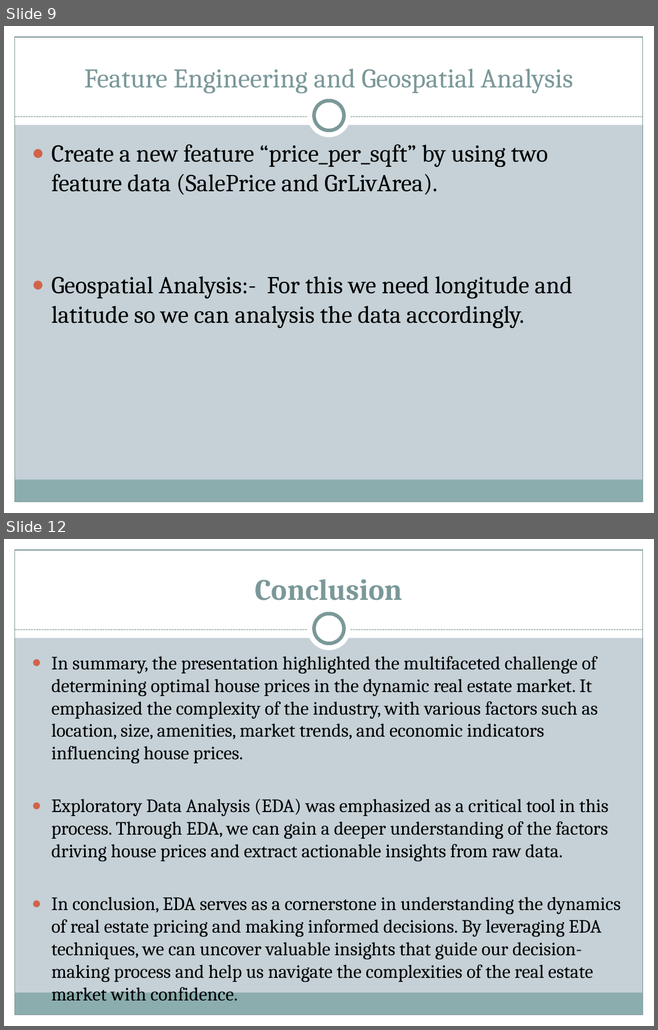
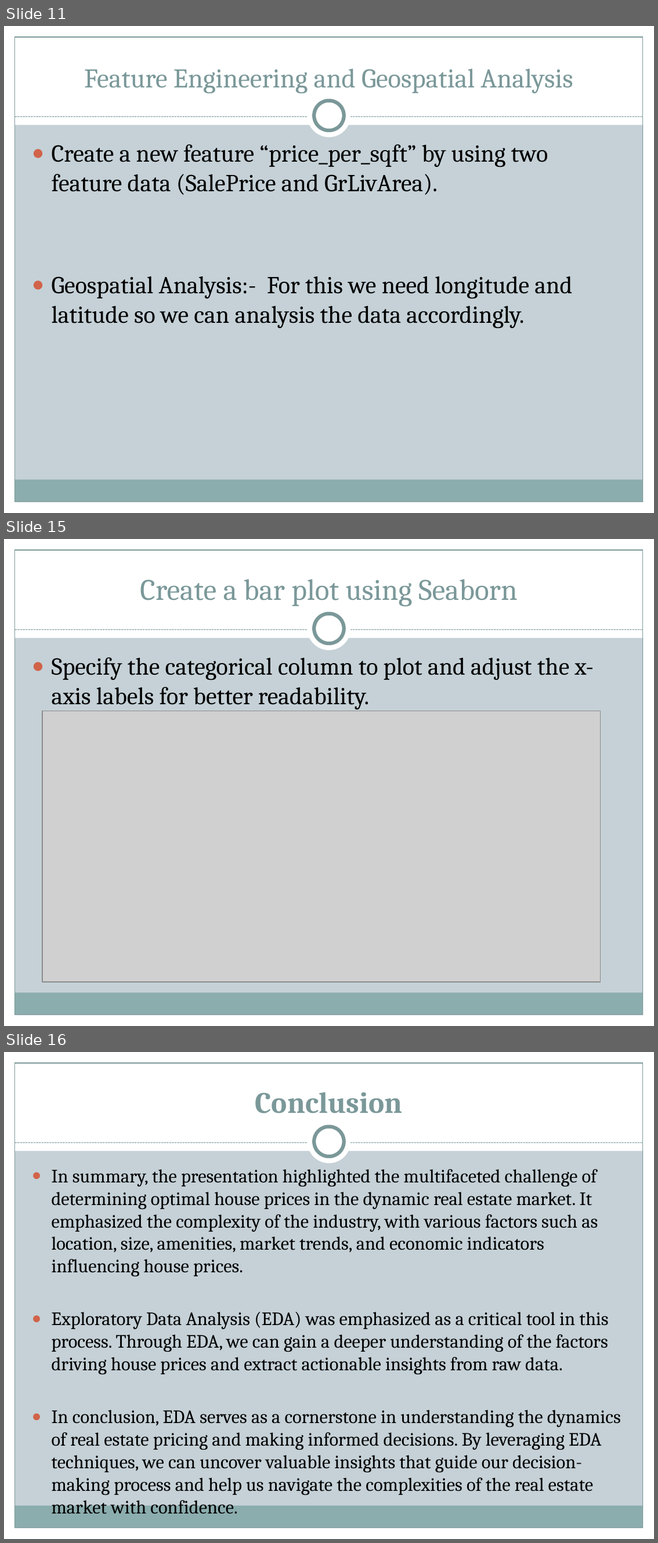
Before and after one commit to bhp001/project3_EDA, a slide deck: Exploring Real Estate Valuation Dynamics.pptx. Shown one above the other, each under a label of ours: slides 9 and 12 before the commit, slides 11, 15 and 16 after it; the slides between them are not shown. The pictures are 658x1030 and 658x1543 pixels, drawn with LibreOffice and Linux fonts; fonts in the diff are those of the drawing; grey boxes stand for pictures. Boxes give left, top, right and bottom in pixels: in the first picture for what was removed or moved away, otherwise in the second. Text is boxed around its words. In the diff, an @@ line names an element or a change of style, - is before the commit and + after.

```diff
--- a/Exploring Real Estate Valuation Dynamics.pptx
+++ b/Exploring Real Estate Valuation Dynamics.pptx
@@ slide 15 added at bbox=[4, 539, 654, 1026], background #C5D1D7; not listed: 9 template elements that a slide beside it also shows @@
@@ title added at bbox=[140, 579, 517, 606], 33 pt, text #7C999A @@
+Create a bar plot using Seaborn
@@ text added at bbox=[52, 657, 593, 710], 27 pt, text #000000 @@
+● Specify the categorical column to plot and adjust the x-axis labels for better readability.
@@ picture added at bbox=[42, 711, 600, 982] @@
@@ what was slide 9 is now slide 11 @@
@@ what was slide 12 is now slide 16 @@
```
Also in this commit, not shown: 3 slides changed, 3 other slides added.
